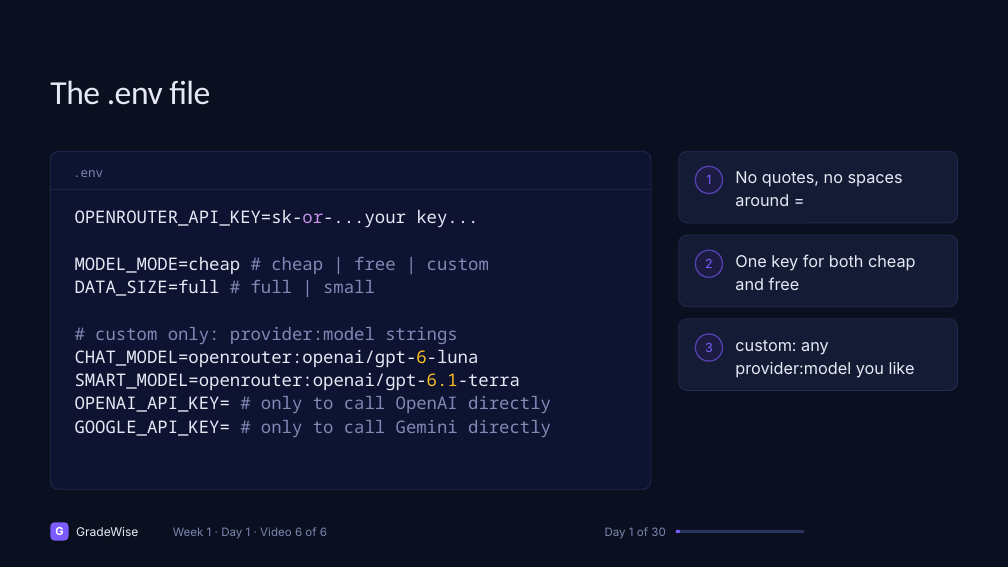
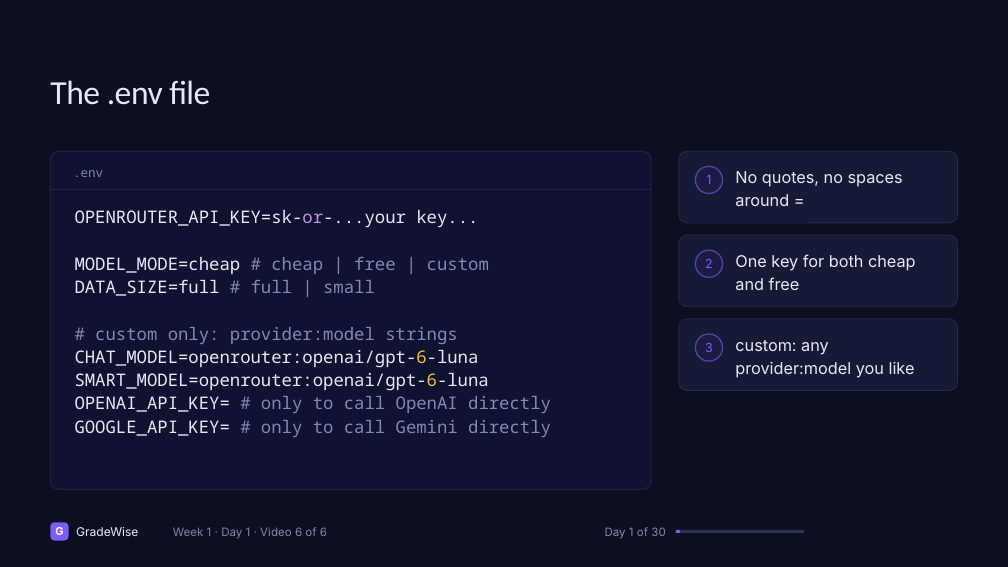
Before and after one commit to jainakshat15/agentic-rag-gradewise, a slide deck: slide 90 of slides/source/week_1.pptx (slide 88 before the commit). Drawn at 1008x567 pixels with LibreOffice and Linux fonts; fonts in the diff are those of the drawing. Boxes give left, top, right and bottom in pixels: in the first picture for what was removed or moved away, otherwise in the second. Text is boxed around its words. In the diff, an @@ line names an element or a change of style, - is before the commit and + after.

```diff
--- a/slides/source/week_1.pptx
+++ b/slides/source/week_1.pptx
@@ text at (x1=75, y1=373, x2=489, y2=391): text changed @@
-SMART_MODEL=openrouter:openai/gpt-6.1-terra
+SMART_MODEL=openrouter:openai/gpt-6-luna
```
Also in this commit, not shown: 18 other slides changed, 3 slides added, 1 slide removed, 7 other files.
